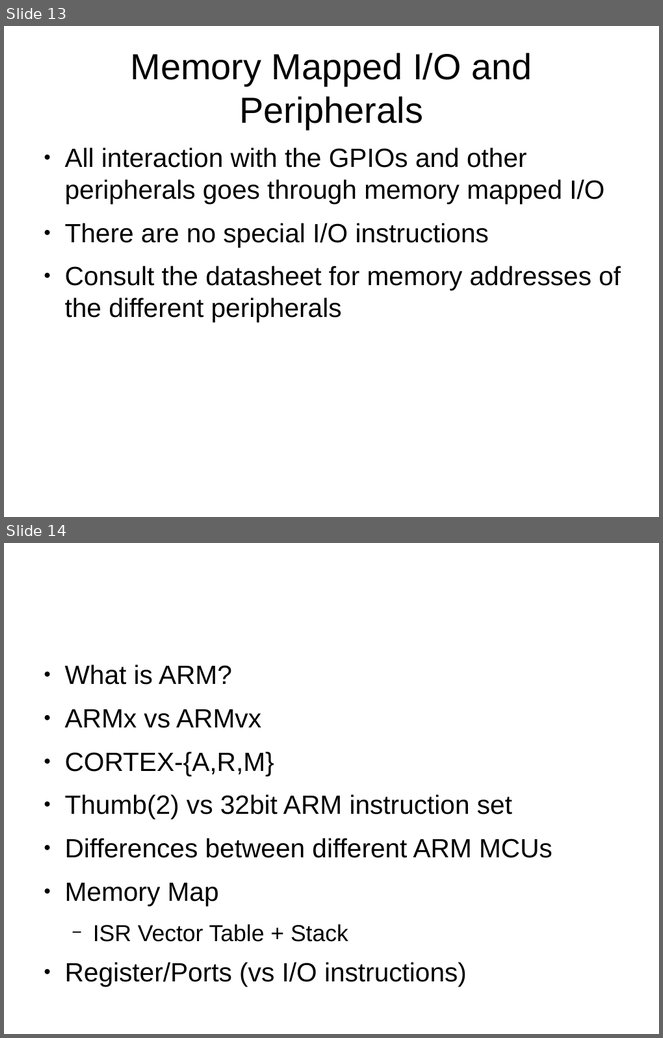
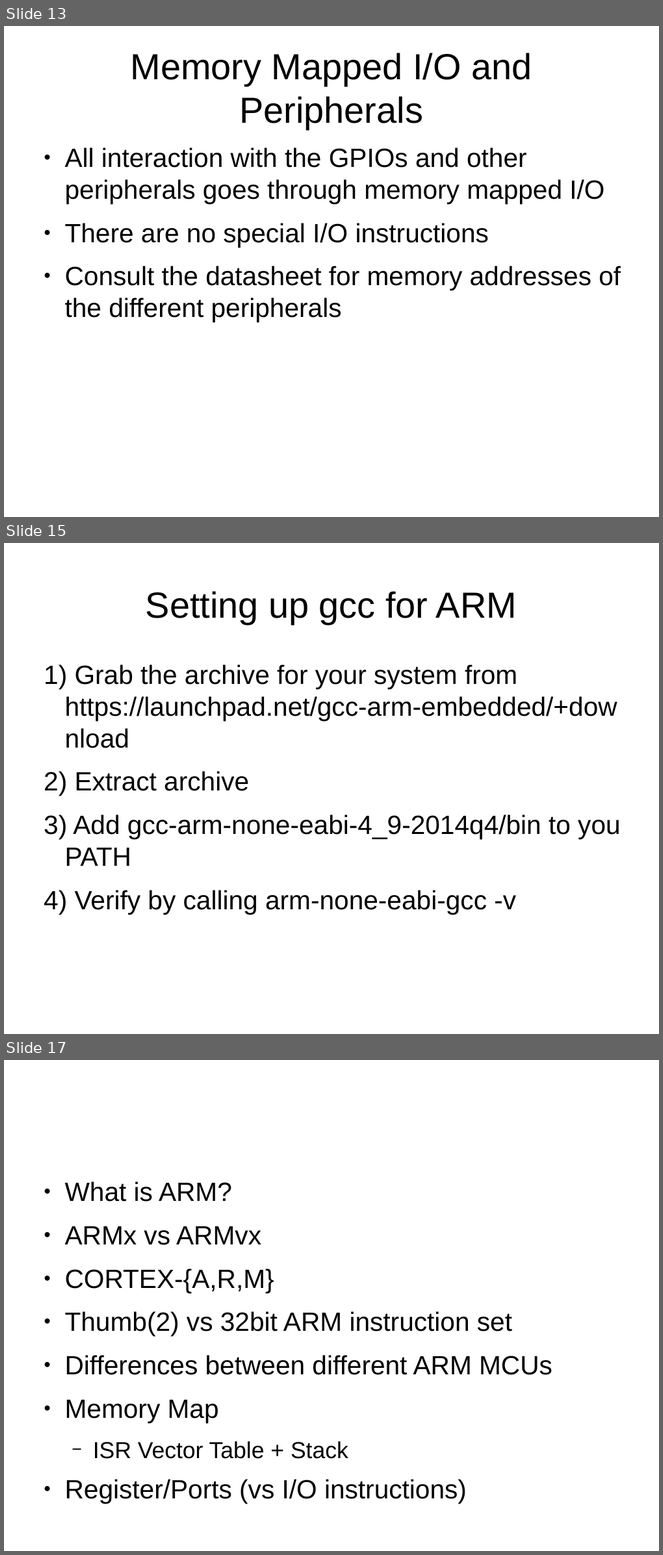
Before and after one commit to muccc/arm-workshop, a slide deck: arm-workshop.odp. Shown one above the other, each under a label of ours: slides 13 and 14 before the commit, slides 13, 15 and 17 after it; the slides between them are not shown. The pictures are 663x1038 and 663x1555 pixels, drawn with LibreOffice and Linux fonts; fonts in the diff are those of the drawing. Boxes give left, top, right and bottom in pixels: in the first picture for what was removed or moved away, otherwise in the second. Text is boxed around its words. In the diff, an @@ line names an element or a change of style, - is before the commit and + after.

Commit message:
added some more slides

```diff
--- a/arm-workshop.odp
+++ b/arm-workshop.odp
@@ slide 15 added at (4,543,659,1034), background #FFFFFF @@
@@ title added at (146,591,517,624), 44 pt, text #000000 @@
+Setting up gcc for ARM
@@ text added at (65,665,621,914), 32 pt, text #000000 @@
+1) Grab the archive for your system from https://launchpad.net/gcc-arm-embedded/+download
+2) Extract archive
+3) Add gcc-arm-none-eabi-4_9-2014q4/bin to you PATH
+4) Verify by calling arm-none-eabi-gcc -v
@@ what was slide 14 is now slide 17 @@
```
Also in this commit, not shown: 2 other slides added.
